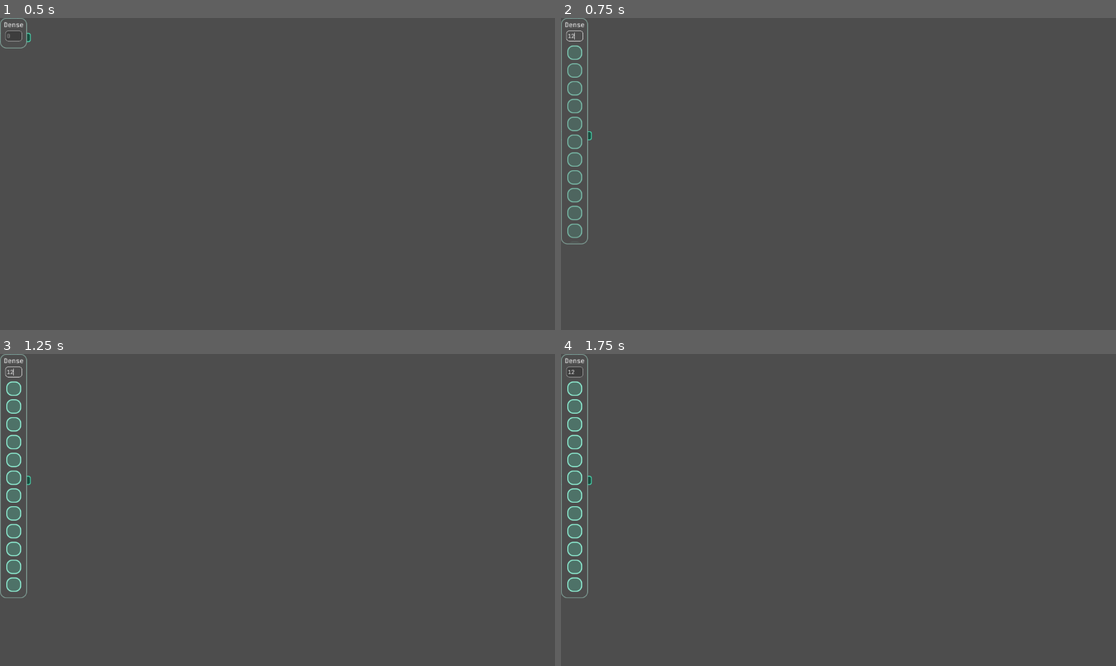
Above: before the commit, frames 1-4 (two rows, left to right).
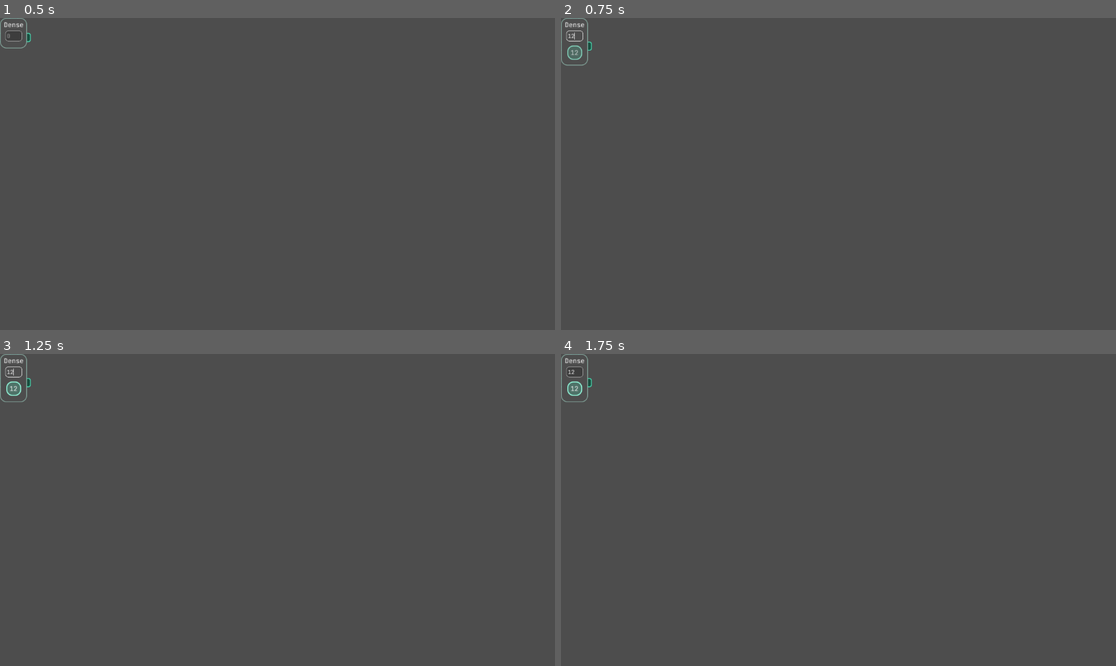
Above: after the commit, the same moments.

Repository: hex358/neuralese-builder
Game: Godot game, scene res://scenes/layer.tscn
The game is run twice, just before and just after one commit, with the same random seed, the same clock (stepped at 60 frames per second) and the same inputs. This scene is started directly instead of the project's main scene.
Inputs (mouse positions are in pixels of both pictures, inside the frame that each line leads up to):
- Up to frame 1 (0.5 s): no input
- Up to frame 2 (0.75 s): click (572, 36) at 0.52 s; type "12" at 0.6 s
- Up to frame 3 (1.25 s): no input
- Up to frame 4 (1.75 s): tap Enter (ui_accept) at 1.25, 1.52, 1.55 s; move the mouse to (960, 494) at 1.27 s; press the mouse at (960, 494) at 1.28 s

Frame 1 is identical in both runs. In frame 2, 0.7% of the frame differs, in the area x 0-6%, y 7-73%; in frame 3, 1.5%, in the area x 0-6%, y 7-79%; in frame 4, 1.5%.
Error before the commit: Cannot call method 'get_children' on a null value. (res://scripts/graph_manager.gd:332)
Error after the commit: Cannot call method 'get_children' on a null value. (res://scripts/graph_manager.gd:333)

Commit message:
.

Diff:
--- a/resources/theme.tres
+++ b/resources/theme.tres
@@ -33,6 +33,22 @@
 expand_margin_right = 5.0
 expand_margin_bottom = 5.0
 
+[sub_resource type="StyleBoxFlat" id="StyleBoxFlat_d4nwg"]
+bg_color = Color(0.14, 0.14, 0.14, 1)
+border_width_left = 3
+border_width_top = 3
+border_width_right = 3
+border_width_bottom = 3
+border_color = Color(0.19, 0.19, 0.19, 1)
+corner_radius_top_left = 16
+corner_radius_top_right = 16
+corner_radius_bottom_right = 16
+corner_radius_bottom_left = 16
+expand_margin_left = 5.0
+expand_margin_top = 5.0
+expand_margin_right = 5.0
+expand_margin_bottom = 5.0
+
 [sub_resource type="ImageTexture" id="ImageTexture_e1x85"]
 
 [resource]
@@ -40,8 +56,10 @@
 Label/font_sizes/font_size = 32
 Label/fonts/font = ExtResource("1_e1x85")
 LineEdit/colors/font_color = Color(1, 1, 1, 1)
+LineEdit/colors/font_uneditable_color = Color(0.81, 0.81, 0.81, 0.501961)
 LineEdit/styles/focus = SubResource("StyleBoxFlat_vj6dk")
 LineEdit/styles/normal = SubResource("StyleBoxFlat_mihib")
+LineEdit/styles/read_only = SubResource("StyleBoxFlat_d4nwg")
 VScrollBar/icons/decrement = SubResource("ImageTexture_e1x85")
 VScrollBar/icons/decrement_highlight = SubResource("ImageTexture_e1x85")
 VScrollBar/icons/decrement_pressed = SubResource("ImageTexture_e1x85")
--- a/scenes/fg.tscn
+++ b/scenes/fg.tscn
@@ -157,9 +157,7 @@
 offset_bottom = 262.0
 button_type = 2
 top = true
-base_scale_x = 0.643
 mouse_open = false
-scrollbar_padding = 21
 
 [node name="ColorRect2" parent="submenu/ColorRect2" instance=ExtResource("4_5k5he")]
 material = ExtResource("9_4033n")
@@ -175,9 +173,7 @@
 pivot_offset = Vector2(35.5, 21)
 button_type = 1
 top = true
-base_scale_x = 0.643
 text = "Add"
 base_size = Vector2(71, 42)
 alignment = Vector2(0.5, 0.5)
 config = SubResource("Resource_thedb")
-scrollbar_padding = 21
--- a/scenes/input_graph.tscn
+++ b/scenes/input_graph.tscn
@@ -1,26 +1,30 @@
-[gd_scene load_steps=3 format=3 uid="uid://e3l6g3u21slb"]
+[gd_scene load_steps=5 format=3 uid="uid://e3l6g3u21slb"]
 
 [ext_resource type="PackedScene" uid="uid://dvy7srp0sk1qm" path="res://scenes/base_graph.tscn" id="1_6ucvy"]
+[ext_resource type="Script" uid="uid://fnk1i461e1xi" path="res://scripts/input_graph.gd" id="2_02not"]
 [ext_resource type="PackedScene" uid="uid://cyyhr5tmi4ljw" path="res://scenes/Connection.tscn" id="2_m1bro"]
+[ext_resource type="Script" uid="uid://cp7e4eeuykhnt" path="res://scripts/image_draw.gd" id="3_53i8k"]
 
 [node name="Base" instance=ExtResource("1_6ucvy")]
-server_typename = &"InputNode"
-is_input = true
+script = ExtResource("2_02not")
 
 [node name="o" parent="." index="0" node_paths=PackedStringArray("parent_graph") instance=ExtResource("2_m1bro")]
 layout_mode = 0
 offset_left = 79.0
-offset_top = -10.0
+offset_top = 17.0
 offset_right = 95.0
-offset_bottom = 11.0
+offset_bottom = 38.0
 color = Color(1, 0.988235, 0.6, 1)
 _accepted_datatypes = "input"
 server_name = &"input_out"
 connection_type = 1
-area_paddings = Vector4(20, 5, 20, 5)
+area_paddings = Vector4(20, 20, 20, 20)
 multiple_splines = true
 origin_offset = Vector2(3, 0)
 unpadded_area = Vector4(0, 0, 20, 0)
+max_splines_by_keyword = Dictionary[StringName, int]({
+&"train": 0
+})
 parent_graph = NodePath("..")
 gradient_color = Color(1, 0.988235, 0.6, 1)
 
@@ -29,7 +33,7 @@
 instance_shader_parameters/outline_color = Color(1, 1, 1, 1)
 instance_shader_parameters/tuning = Color(0.0509804, 0.0509804, 0.0509804, 0.541176)
 offset_top = -35.0
-offset_bottom = 33.0
+offset_bottom = 96.0
 
 [node name="Label" parent="ColorRect/root" index="0"]
 offset_left = 8.0
@@ -39,3 +43,19 @@
 scale = Vector2(0.569577, 0.569577)
 theme_override_colors/font_color = Color(1, 0.986667, 0.6, 1)
 text = "Input"
+
+[node name="TextureRect" type="TextureRect" parent="." index="2"]
+texture_filter = 1
+layout_mode = 0
+offset_left = -75.0
+offset_top = -5.0
+offset_right = -35.0
+offset_bottom = 35.0
+scale = Vector2(2.36157, 2.36157)
+stretch_mode = 2
+script = ExtResource("3_53i8k")
+brush_radius = 3
+brush_hardness = 0.1
+flow_per_second = 50.0
+max_luma = 0.8
+headroom_power = 1.5
--- a/scenes/layer.tscn
+++ b/scenes/layer.tscn
@@ -12,7 +12,7 @@
 
 [node name="Base" node_paths=PackedStringArray("unit", "line_edit") instance=ExtResource("1_oobeh")]
 script = ExtResource("2_2eb8h")
-group_size = 1
+group_size = 50
 max_units = 20
 bottom_attached = false
 unit = NodePath("unit")
@@ -26,6 +26,7 @@
 
 [node name="activ" parent="." index="0" node_paths=PackedStringArray("parent_graph") instance=ExtResource("3_j0ma4")]
 instance_shader_parameters/corner_radius_add = 3.5
+layout_mode = 0
 offset_left = -9.0
 offset_top = -73.0
 offset_right = 9.0
@@ -40,6 +41,7 @@
 unpadded_area = Vector4(20, 20, 20, 0)
 dir_vector = Vector2(0, -1)
 parent_graph = NodePath("..")
+conn_count_keyword = "activ"
 gradient_color = Color(0.298039, 0.670588, 0.901961, 1)
 
 [node name="ni" parent="." index="1" node_paths=PackedStringArray("parent_graph") instance=ExtResource("3_j0ma4")]
@@ -59,6 +61,7 @@
 unpadded_area = Vector4(20, 20, 0, 20)
 dir_vector = Vector2(-1, 0)
 parent_graph = NodePath("..")
+conn_count_keyword = "layer"
 gradient_color = Color(0.298039, 0.901961, 0.729412, 1)
 
 [node name="o" parent="." index="2" node_paths=PackedStringArray("parent_graph") instance=ExtResource("3_j0ma4")]
@@ -75,7 +78,12 @@
 multiple_splines = true
 origin_offset = Vector2(10, 0)
 unpadded_area = Vector4(0, 20, 20, 20)
+max_splines_by_keyword = Dictionary[StringName, int]({
+&"layer": 32,
+&"train": 1
+})
 parent_graph = NodePath("..")
+conn_count_keyword = "layer"
 gradient_color = Color(0.298039, 0.901961, 0.729412, 1)
 
 [node name="ColorRect" parent="." index="3"]
--- a/scenes/menus.tscn
+++ b/scenes/menus.tscn
@@ -76,10 +76,10 @@
 offset_right = 521.857
 offset_bottom = -270.429
 pivot_offset = Vector2(109.5, 20.5)
-color = Color(0.72, 0.925333, 1, 1)
-button_type = 1
-hint = &"config"
-text = "LayerConfig"
+color = Color(0.513, 0.75165, 0.9, 1)
+button_type = 1
+hint = &"act"
+text = "ActivationFunc"
 base_size = Vector2(219, 41)
 alignment = Vector2(0.5, 0.5)
 config = ExtResource("5_0ypn7")
@@ -99,6 +99,24 @@
 button_type = 1
 hint = &"layer"
 text = "NeuronLayer"
+base_size = Vector2(219, 41)
+alignment = Vector2(0.5, 0.5)
+config = ExtResource("5_0ypn7")
+
+[node name="6" parent="add_graph" instance=ExtResource("2_rnbi1")]
+instance_shader_parameters/corner_radius_add = 0.0
+instance_shader_parameters/extents = Vector2(0, 0)
+instance_shader_parameters/outline_color = Color(0.94, 0.94, 0.94, 1)
+instance_shader_parameters/tuning = Color(0, 0, 0, 0.407843)
+offset_left = 302.667
+offset_top = -258.667
+offset_right = 521.667
+offset_bottom = -217.667
+pivot_offset = Vector2(109.5, 20.5)
+color = Color(1, 0.996, 0.76, 1)
+button_type = 1
+hint = &"train_input"
+text = "TrainInput"
 base_size = Vector2(219, 41)
 alignment = Vector2(0.5, 0.5)
 config = ExtResource("5_0ypn7")
--- a/scenes/neuron.tscn
+++ b/scenes/neuron.tscn
@@ -40,6 +40,9 @@
 multiple_splines = true
 origin_offset = Vector2(0, 10)
 unpadded_area = Vector4(10, 0, 10, 20)
+max_splines_by_keyword = Dictionary[StringName, int]({
+&"activ": 128
+})
 dir_vector = Vector2(0, 1)
 parent_graph = NodePath("..")
 gradient_color = Color(0.298039, 0.670588, 0.901961, 1)
@@ -74,14 +77,14 @@
 color = Color(0.298039, 0.670588, 0.901961, 1)
 button_type = 2
 top = true
-base_scale_x = 0.55
-resize_after = 3
+base_scale_x = 0.45
 text = "None"
 base_size = Vector2(95, 26)
-expanded_size = 130
+expanded_size = 156
 arrangement_padding = Vector2(6, 5)
 mouse_open = false
 menu_name = &"g"
+max_size = 170
 config = SubResource("Resource_g8jnw")
 graph = NodePath("..")
 
@@ -100,6 +103,7 @@
 pivot_offset = Vector2(49.5, 18)
 button_type = 1
 top = true
+hint = &"none"
 text = "None"
 base_size = Vector2(99, 36)
 alignment = Vector2(0.5, 0.5)
@@ -120,6 +124,7 @@
 pivot_offset = Vector2(49.5, 18)
 button_type = 1
 top = true
+hint = &"relu"
 text = "RelU"
 base_size = Vector2(99, 36)
 alignment = Vector2(0.5, 0.5)
@@ -140,6 +145,7 @@
 pivot_offset = Vector2(49.5, 18)
 button_type = 1
 top = true
+hint = &"sigmoid"
 resize_after = 8
 text = "Sigmoid"
 base_size = Vector2(99, 36)
@@ -161,13 +167,14 @@
 pivot_offset = Vector2(49.5, 18)
 button_type = 1
 top = true
+hint = &"tanh"
 resize_after = 5
 text = "Tanh"
 base_size = Vector2(99, 36)
 alignment = Vector2(0.5, 0.5)
 config = ExtResource("7_fqm4g")
 
-[node name="ColorRect6" parent="ColorRect2" index="5" instance=ExtResource("5_fqm4g")]
+[node name="ColorRect7" parent="ColorRect2" index="5" instance=ExtResource("5_fqm4g")]
 material = ExtResource("6_g8jnw")
 instance_shader_parameters/corner_radius_add = -1.0
 instance_shader_parameters/corner_width_add = 0.3
@@ -182,29 +189,11 @@
 pivot_offset = Vector2(49.5, 18)
 button_type = 1
 top = true
-resize_after = 7
-text = "Leaky ReLU"
-base_size = Vector2(99, 36)
-alignment = Vector2(0.5, 0.5)
-config = ExtResource("7_fqm4g")
-
-[node name="ColorRect7" parent="ColorRect2" index="6" instance=ExtResource("5_fqm4g")]
-material = ExtResource("6_g8jnw")
-instance_shader_parameters/corner_radius_add = -1.0
-instance_shader_parameters/corner_width_add = 0.3
-instance_shader_parameters/outline_color = Color(0.78, 0.78, 0.78, 1)
-instance_shader_parameters/tuning = Color(0, 0, 0, 0.635294)
-layout_mode = 0
-offset_left = -1.0
-offset_top = 4.0
-offset_right = 98.0
-offset_bottom = 40.0
-scale = Vector2(0.601426, 0.601426)
-pivot_offset = Vector2(49.5, 18)
-button_type = 1
-top = true
+hint = &"gelu"
 resize_after = 8
 text = "GeLU"
 base_size = Vector2(99, 36)
 alignment = Vector2(0.5, 0.5)
 config = ExtResource("7_fqm4g")
+
+[connection signal="child_button_release" from="ColorRect2" to="." method="_on_color_rect_2_child_button_release"]
--- /dev/null
+++ b/scenes/train_input.tscn
@@ -0,0 +1,52 @@
+[gd_scene load_steps=4 format=3 uid="uid://cl5yhw1xp0afw"]
+
+[ext_resource type="PackedScene" uid="uid://dvy7srp0sk1qm" path="res://scenes/base_graph.tscn" id="1_h6r10"]
+[ext_resource type="PackedScene" uid="uid://cyyhr5tmi4ljw" path="res://scenes/Connection.tscn" id="2_41i7g"]
+[ext_resource type="Script" uid="uid://cl0mjh40xjip4" path="res://scripts/train_input.gd" id="2_gdpv5"]
+
+[node name="Base" instance=ExtResource("1_h6r10")]
+script = ExtResource("2_gdpv5")
+server_typename = &"TrainInput"
+area_padding = 10.0
+
+[node name="i" parent="." index="0" node_paths=PackedStringArray("parent_graph") instance=ExtResource("2_41i7g")]
+offset_left = -99.0
+offset_top = 0.0
+offset_right = -81.0
+offset_bottom = 19.0
+color = Color(0.297, 0.9, 0.72915, 1)
+_accepted_datatypes = "layer"
+server_name = &"pred_in"
+connection_type = 0
+area_paddings = Vector4(20, 5, 20, 5)
+multiple_splines = true
+origin_offset = Vector2(-10, 0)
+unpadded_area = Vector4(20, 20, 20, 20)
+dir_vector = Vector2(-1, 0)
+parent_graph = NodePath("..")
+conn_count_keyword = "train"
+gradient_color = Color(0.298039, 0.901961, 0.729412, 1)
+
+[node name="o" parent="." index="1" node_paths=PackedStringArray("parent_graph") instance=ExtResource("2_41i7g")]
+offset_left = 81.0
+offset_top = 0.0
+offset_right = 99.0
+offset_bottom = 19.0
+color = Color(0.297, 0.9, 0.72915, 1)
+_accepted_datatypes = "layer"
+server_name = &"layer_out"
+connection_type = 1
+area_paddings = Vector4(20, 5, 20, 5)
+multiple_splines = true
+origin_offset = Vector2(10, 0)
+unpadded_area = Vector4(20, 20, 20, 20)
+parent_graph = NodePath("..")
+gradient_color = Color(0.298039, 0.901961, 0.729412, 1)
+
+[node name="Label" parent="ColorRect/root" index="0"]
+offset_left = 6.0
+offset_top = 36.0
+offset_right = 199.0
+offset_bottom = 79.0
+scale = Vector2(0.814029, 0.814029)
+text = "traininput"
--- a/scenes/unit.gd
+++ b/scenes/unit.gd
@@ -12,7 +12,7 @@
 	$ColorRect5.set_instance_shader_parameter("extents", vec)
 	$ColorRect5/Label.set_instance_shader_parameter("extents", vec)
 
-var units := [
+var units = [
 	["T", 1_000_000_000_000],
 	["B", 1_000_000_000],
 	["M", 1_000_000],
--- /dev/null
+++ b/scripts/activ.gd
@@ -0,0 +1,5 @@
+@tool
+extends BlockComponent
+
+func _menu_handle_press(button: BlockComponent):
+	print(button.text)
--- a/scripts/base_graph.gd
+++ b/scripts/base_graph.gd
@@ -35,14 +35,14 @@
 func _after_ready():
 	pass
 
-func just_connected(to: Connection):
-	_just_connected(to)
-
-func just_disconnected(from: Connection):
-	_just_disconnected(from)
-
-func _just_connected(to: Connection):pass
-func _just_disconnected(from: Connection):pass
+func just_connected(who: Connection, to: Connection):
+	_just_connected(who, to)
+
+func just_disconnected(who: Connection, from: Connection):
+	_just_disconnected(who, from)
+
+func _just_connected(who: Connection, to: Connection):pass
+func _just_disconnected(who: Connection, from: Connection):pass
 
 func add_connection(conn: Connection):
 	match conn.connection_type:
--- a/scripts/block_component.gd
+++ b/scripts/block_component.gd
@@ -139,20 +139,26 @@
 var last_mouse_pos: Vector2 = Vector2()
 var anchor_position: Vector2 = Vector2()  # For upward expansion
 
+signal child_button_hover(button: BlockComponent)
+signal child_button_hovering(button: BlockComponent)
+signal child_button_press(button: BlockComponent)
+signal child_button_pressing(button: BlockComponent)
+signal child_button_release(button: BlockComponent)
+
 func _menu_handle_hover(button: BlockComponent):
-	pass
+	child_button_hover.emit(button)
 
 func _menu_handle_hovering(button: BlockComponent):
-	pass
+	child_button_hovering.emit(button)
 
 func _menu_handle_press(button: BlockComponent):
-	pass
+	child_button_press.emit(button)
 
 func _menu_handle_pressing(button: BlockComponent):
-	pass
+	child_button_pressing.emit(button)
 
 func _menu_handle_release(button: BlockComponent):
-	pass
+	child_button_release.emit(button)
 
 var vbox: VBoxContainer
 var scroll: ScrollContainer
--- a/scripts/camera_2d.gd
+++ b/scripts/camera_2d.gd
@@ -93,7 +93,7 @@
 	rise_mult = min(mouse_range(display_mouse.x, 110, 50, glob.RIGHT)+
 							mouse_range(display_mouse.x, 110, 50, glob.LEFT)+
 							mouse_range(display_mouse.y, 30, -30, glob.UP)+
-							mouse_range(display_mouse.y, 80, 10, glob.DOWN), 1.0) if !glob.is_occupied(self,&"scroll") else 0.0
+							mouse_range(display_mouse.y, 30, -30, glob.DOWN), 1.0) if !glob.is_occupied(self,&"scroll") else 0.0
 	if (graphs.dragged or graphs.conns_active) and glob.mouse_pressed and rise_mult:
 		var dir = glob.window_middle.direction_to(display_mouse)
 		drag_move_vec = drag_move_vec.lerp(
--- a/scripts/cmenu.gd
+++ b/scripts/cmenu.gd
@@ -7,10 +7,12 @@
 	match button.hint:
 		"layer":
 			type = graphs.graph_types.layer
-		"config":
+		"act":
 			type = graphs.graph_types.neuron
 		"input":
 			type = graphs.graph_types.input
+		"train_input":
+			type = graphs.graph_types.train_input
 
 	var graph = graphs.get_graph(type, Graph.Flags.NEW)
 	var world_pos = graphs.get_global_mouse_position()
--- a/scripts/connection.gd
+++ b/scripts/connection.gd
@@ -30,6 +30,7 @@
 @export var multiple_splines: bool = false
 @export var origin_offset: Vector2 = Vector2()
 @export var unpadded_area: Vector4 = Vector4()
+@export var max_splines_by_keyword: Dictionary[StringName, int] = {}
 
 @export var dir_vector: Vector2 = Vector2.RIGHT
 
@@ -125,7 +126,7 @@
 	_stylize_spline(spline, true, true)
 	glob.hovered_connection = null
 	graphs.attach_edge(self, target)
-	parent_graph.just_connected(target)
+	parent_graph.just_connected(self, target)
 	end_spline(id, false)
 
 var conn_id: int = 0
@@ -138,7 +139,7 @@
 	other.conn_counts.get_or_add(conn_count_keyword, [1])[0] -= 1
 	other.start_spline(inputs[spline])
 	graphs.remove_edge(spline.origin, spline.tied_to)
-	other.parent_graph.just_disconnected(self)
+	other.parent_graph.just_disconnected(other, self)
 	forget_spline(spline, other)
 
 
@@ -162,13 +163,23 @@
 func _accepts(conn: Connection) -> bool:
 	if conn.keyword == "activ" and keyword == "activ": return false
 	return true
+
+const default_max_splines: int = 1
+func multiple(conn: Connection) -> bool:
+	var kw: StringName = conn.conn_count_keyword
+	var allowed: int = default_max_splines
+	if max_splines_by_keyword.has(kw):
+		allowed = int(max(1, max_splines_by_keyword[kw]))
+	var cur_arr = conn_counts.get_or_add(kw, [0])
+	var cur: int = int(cur_arr[0])
+	return cur < allowed
 
 func is_suitable(conn: Connection) -> bool:
 	#print(len(outputs))
 	return (conn and conn != self and conn.connection_type == INPUT
 		and (!conn.accepted_datatypes or conn.accepted_datatypes.has(datatype))
 		and not conn.connected.has(self) and (conn.multiple_splines or len(conn.inputs) == 0 or conn.conn_count_keyword == &"router")
-		and (conn_counts.get_or_add(conn.conn_count_keyword, [0])[0] < 1 or multiple_splines or conn.conn_count_keyword == &"router")
+		and multiple(conn) #conn_counts.get_or_add(conn.conn_count_keyword, [0])[0] < 1 or true or conn.conn_count_keyword == &"router"
 		and graphs.validate_acyclic_edge(self, conn)
 		and conn._accepts(self)
 		and _is_suitable(conn))
--- a/scripts/graph_manager.gd
+++ b/scripts/graph_manager.gd
@@ -263,11 +263,11 @@
 		conn.parent_graph.propagate(dup[conn])
 
 
-func get_syntax_tree(train: bool = false) -> Dictionary:
+func get_syntax_tree() -> Dictionary:
 	var gathered = {}
 	var expect = {}
 	var index_counter: int = 0
-	var input = _train_origin_graph if train else _input_origin_graph
+	var input = _input_origin_graph
 	if not input: return {}
 
 	input.propagate({})
@@ -304,6 +304,7 @@
 	"base": preload("res://scenes/base_graph.tscn"),
 	"input": preload("res://scenes/input_graph.tscn"),
 	"layer": preload("res://scenes/layer.tscn"),
+	"train_input": preload("res://scenes/train_input.tscn"),
 }
 
 var z_count: int = RenderingServer.CANVAS_ITEM_Z_MIN
--- /dev/null
+++ b/scripts/image_draw.gd
@@ -0,0 +1,127 @@
+extends TextureRect
+
+@export var size_pix: Vector2i = Vector2i(28, 28)
+
+@export var brush_radius: int = 4
+@export var brush_hardness: float = 0.35
+@export var flow_per_second: float = 1.75
+@export var max_luma: float = 0.92
+@export var headroom_power: float = 1.25
+
+var image_texture: ImageTexture = null
+var image: Image = null
+
+var _was_drawing: bool = false
+var _last_img_pos: Vector2 = Vector2.ZERO
+
+func _ready() -> void:
+	image = Image.create(size_pix.x, size_pix.y, false, Image.FORMAT_L8)
+	image.fill(Color.BLACK)
+	image_texture = ImageTexture.create_from_image(image)
+	texture = image_texture
+	stretch_mode = TextureRect.STRETCH_SCALE
+	expand_mode = TextureRect.EXPAND_FIT_WIDTH_PROPORTIONAL
+
+func clear():
+	image.fill(Color.BLACK)
+	image_texture.update(image)
+
+func put_pixel(coord: Vector2i, color: Color, reassign: bool = true):
+	if coord > Vector2i() and coord < image.get_size() - Vector2i.ONE:
+		image.set_pixelv(coord, color)
+		if reassign:
+			image_texture.update(image)
+
+func reassign_image():
+	image_texture.update(image)
+
+var mouse_inside: bool = false
+func _local_to_img_coords(local_pos: Vector2) -> Vector2:
+	var rs: Vector2 = size
+	if rs.x <= 0.0 or rs.y <= 0.0:
+		return Vector2(-1, -1)
+	var uv = local_pos / rs
+	if uv.x < 0.0 or uv.y < 0.0 or uv.x >= 1.0 or uv.y >= 1.0:
+		mouse_inside = false
+		return Vector2(-1, -1)
+	mouse_inside = true
+	return Vector2(uv.x * float(size_pix.x), uv.y * float(size_pix.y))
+
+func _accumulate_circle_at(img_center: Vector2, dt: float) -> void:
+	var min_x: int = int(floor(img_center.x)) - brush_radius
+	var max_x: int = int(floor(img_center.x)) + brush_radius
+	var min_y: int = int(floor(img_center.y)) - brush_radius
+	var max_y: int = int(floor(img_center.y)) + brush_radius
+
+	min_x = max(min_x, 0)
+	min_y = max(min_y, 0)
+	max_x = min(max_x, size_pix.x - 1)
+	max_y = min(max_y, size_pix.y - 1)
+
+	var r: float = float(brush_radius)
+	if r <= 0.0:
+		return
+
+	var changed = false
+	for y in range(min_y, max_y + 1):
+		for x in range(min_x, max_x + 1):
+			var dx = (float(x) + 0.5) - img_center.x
+			var dy = (float(y) + 0.5) - img_center.y
+			var dist = sqrt(dx * dx + dy * dy)
+			if dist > r:
+				continue
+			var nd = clamp(dist / r, 0.0, 1.0)
+			var strength = pow(1.0 - nd, 2.0 - brush_hardness * 1.5)
+			var curr = image.get_pixel(x, y).r
+			var room = max(0.0, max_luma - curr)
+			if room <= 0.0:
+				continue
+			var add_core = flow_per_second * dt * strength * pow(room, headroom_power)
+			var next = min(max_luma, curr + add_core)
+			if next > curr:
+				image.set_pixel(x, y, Color(next, next, next, 1.0))
+				changed = true
+
+	if changed:
+		image_texture.update(image)
+
+func _add_headroom_limited(x: int, y: int, add: float, changed_ref: bool) -> void:
+	var curr = image.get_pixel(x, y).r
+	var room = max(0.0, max_luma - curr)
+	if room <= 0.0:
+		return
+	var next = min(max_luma, curr + min(add, room))
+	if next > curr:
+		image.set_pixel(x, y, Color(next, next, next, 1.0))
+		changed_ref = true
+
+func _draw_segment(prev_img: Vector2, curr_img: Vector2, dt: float) -> void:
+	var dist = prev_img.distance_to(curr_img)
+	var step_px = max(1.0, float(brush_radius) * 0.5)
+	var steps = int(ceil(dist / step_px))
+	if steps <= 0:
+		_accumulate_circle_at(curr_img, dt)
+		return
+
+	var dt_per_step = dt / float(steps + 1)
+	for i in range(0, steps + 1):
+		var t = float(i) / float(steps)
+		var p = prev_img.lerp(curr_img, t)
+		_accumulate_circle_at(p, dt_per_step)
+
+func _process(delta: float) -> void:
+	var local = get_local_mouse_position()
+	var img_pos = _local_to_img_coords(local)
+
+	if Input.is_action_pressed("ui_mouse") and img_pos.x >= 0.0:
+		if _was_drawing:
+			_draw_segment(_last_img_pos, img_pos, delta)
+		else:
+			_accumulate_circle_at(img_pos, delta)
+		_last_img_pos = img_pos
+		_was_drawing = true
+	else:
+		_was_drawing = false
+
+	if Input.is_action_just_pressed("ui_accept"):
+		clear()
--- /dev/null
+++ b/scripts/input_graph.gd
@@ -0,0 +1,14 @@
+extends Graph
+
+func _can_drag() -> bool:
+	return !$TextureRect.mouse_inside
+
+func _just_connected(who: Connection, to: Connection):
+	if to.parent_graph is NeuronLayer:
+		to.parent_graph.neurons_fixed = true
+		to.parent_graph.push_neuron_count($TextureRect.image.get_width() * $TextureRect.image.get_height())
+
+func _just_disconnected(who: Connection, from: Connection):
+	if from.parent_graph is NeuronLayer:
+		from.parent_graph.neurons_fixed = false
+	#	to.parent_graph.push_neuron_count($TextureRect.image.size.x * $TextureRect.image.size.y)
--- a/scripts/neuron_config.gd
+++ b/scripts/neuron_config.gd
@@ -1 +1,7 @@
 extends Graph
+
+var selected_activation: StringName = &"none"
+func _on_color_rect_2_child_button_release(button: BlockComponent) -> void:
+	button.is_contained.text = button.text
+	selected_activation = button.hint
+	button.is_contained.menu_hide()
--- a/scripts/neuron_layer.gd
+++ b/scripts/neuron_layer.gd
@@ -1,14 +1,29 @@
 extends DynamicGraph
+class_name NeuronLayer
 
 func _useful_properties() -> Dictionary:
 	#assert (input_keys[0].inputs, "no config. TODO: implement error handling")
-	var conf = {}
+	var conf = {"activation": "none"}
 	if input_keys[0].inputs:
-		conf["activation"] = input_keys[0].inputs.keys()[0]
+		conf["activation"] = input_keys[0].inputs.keys()[0].origin.parent_graph.selected_activation
 	return {
 	"neuron_count": _real_amount,
-	"config": {}
+	"config": conf
 	}
+
+var neurons_fixed: bool = false:
+	set(v):
+		neurons_fixed = v
+		line_edit.editable = !v
+		line_edit.selecting_enabled = !v
+		if v:
+			line_edit.release_focus()
+		line_edit.mouse_filter = MOUSE_FILTER_IGNORE if v else MOUSE_FILTER_STOP
+
+func push_neuron_count(parsed: int):
+	_real_amount = max(0, parsed)
+	$LineEdit.text = str(parsed)
+	_apply_grouping()
 
 @export var group_size: int = 1:
 	set(value):
@@ -49,10 +64,10 @@
 		elif units:
 			units[0].set_extents(Vector2())
 
-func _just_connected(to: Connection):
+func _just_connected(who: Connection, to: Connection):
 	pass
 
-func _just_disconnected(from: Connection):
+func _just_disconnected(who: Connection, from: Connection):
 	pass
 
 func _unit_modulate_updated(of: Control, fin: bool = false, diss: bool = false):
--- /dev/null
+++ b/scripts/train_input.gd
@@ -0,0 +1,8 @@
+extends Graph
+
+func _useful_properties() -> Dictionary:
+	return {
+		"config":{
+			"optimizer": "sgd", "target": [0.0, 0.0, 0.0, 0.0], "loss": "mse"
+			}
+			}
Not shown: 1 places in resources/theme.tres that only renumber resources
Not shown, added: scripts/activ.gd.uid
Not shown, added: scripts/image_draw.gd.uid
Not shown, added: scripts/input_graph.gd.uid
Not shown, added: scripts/train_input.gd.uid
